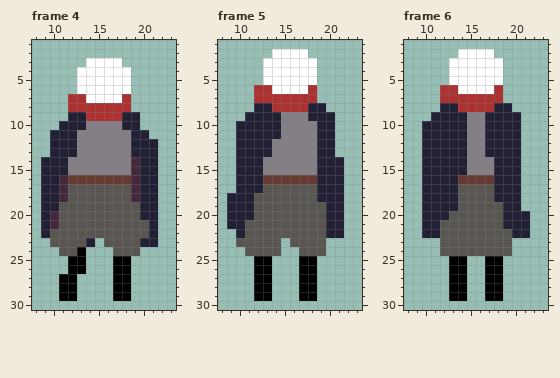
File history of a pixel-art file, aseprite/finalized/recover/Erecover1.aseprite. This is how it looked before the edit.
32x32 pixels, 6 frames. Shown: frame 4: x 8..23, y 1..30; frame 5: x 8..23, y 1..30; frame 6: x 8..23, y 1..30.
The result:
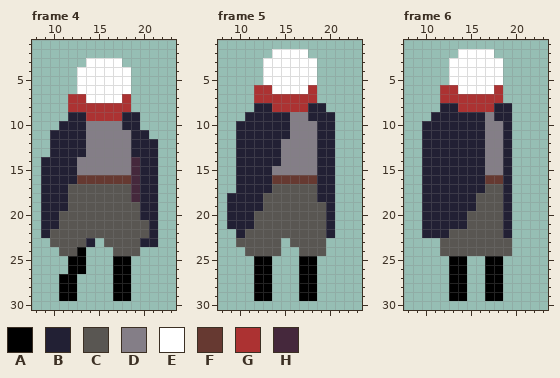
Palette (. is transparent): A #000000  B #222034  C #595652  D #847e87  E #ffffff  F #663931  G #ac3232  H #45283c
Diff:
Frame 4, layer "Cape":
The edit turns colour C into colour B in row 19 at x 11.
The edit turns colour D into colour B in rows 11 to 13 at x 13; in rows 14 to 15 at x 12.
The edit turns colour F into colour B in row 16 at x 12.
The edit turns colour H into colour B in rows 16 to 18 at x 11; in rows 20 to 21 at x 10.
Frame 5, layer "Cape":
The edit turns colour C into colour B in row 17 at x 13; in rows 18 to 19 at x 12; in row 21 at x 11.
The edit turns colour D into colour B in rows 9 to 11 at x 15; in rows 12 to 13 at x 14; in row 14 at x 13 to 14; in row 15 at x 13.
The edit turns colour F into colour B in row 16 at x 13.
Colour B is gone in rows 14 to 22 at x 21.
Frame 6, layer "Cape":
The edit turns colour C into colour B in row 17 at x 14 to 16; in rows 18 to 19 at x 14 to 15; in row 20 at x 13 to 14; in row 21 at x 12 to 14; in row 22 at x 12 and 19.
The edit turns colour D into colour B in rows 9 to 15 at x 15 to 16.
The edit turns colour F into colour B in row 16 at x 14 to 16.
The edit turns colour B into colour C in rows 17 to 18 at x 18.
The edit turns colour B into colour D in row 9 at x 17; in rows 10 to 13 at x 17 to 18; in rows 14 to 15 at x 18.
The edit turns colour B into colour F in row 16 at x 18.
Colour B is gone in rows 9 to 19 at x 20; in rows 20 to 22 at x 20 to 21.
Where, in picture pixels (left, top, right, bottom), the same in both pictures:
changed: (50, 130, 86, 229)
changed: (245, 112, 290, 229)
erased: (335, 157, 344, 238)
changed: (440, 112, 530, 238)
